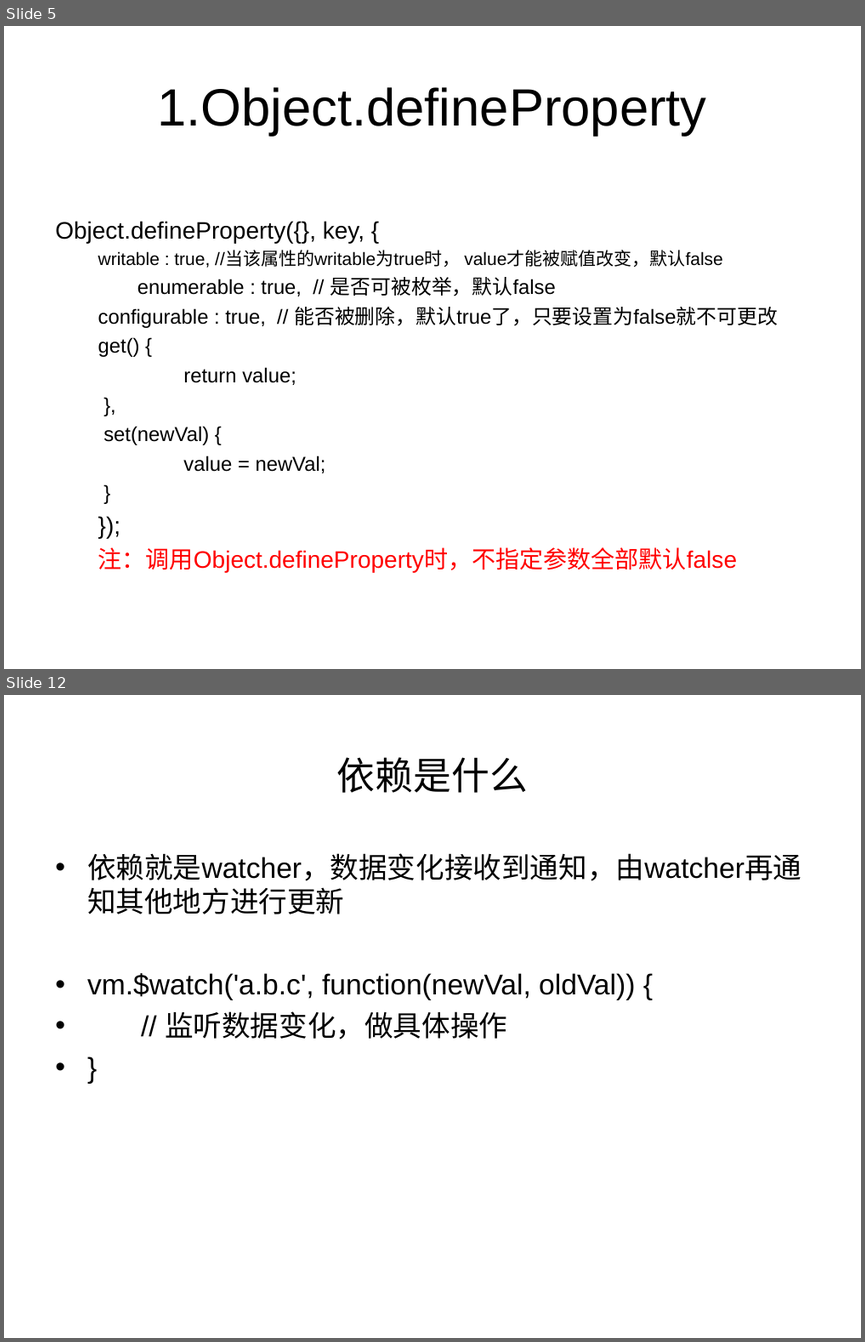
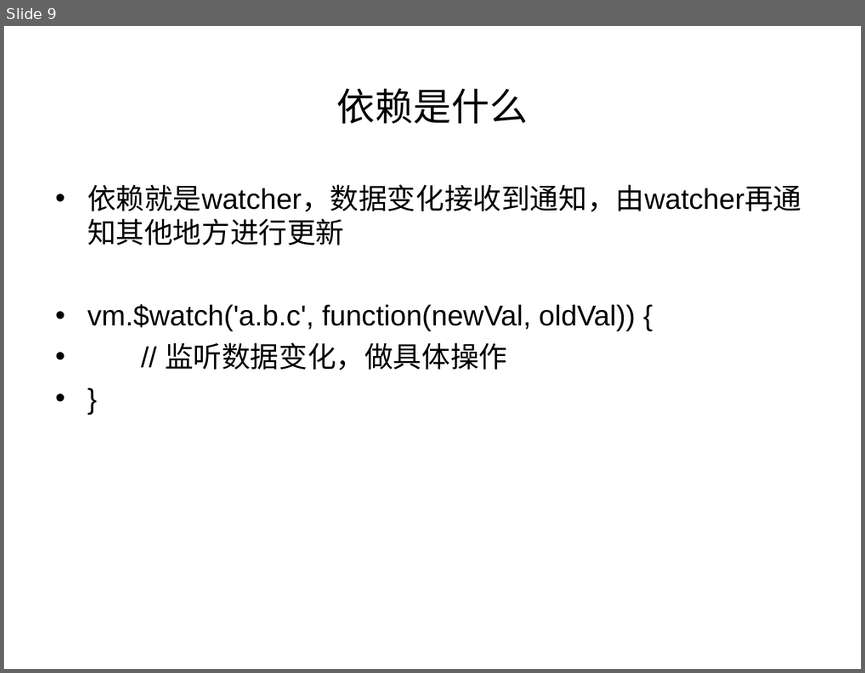
Before and after one commit to liyanjunCode/miniPrograme, a slide deck: vue.ppt. Shown one above the other, each under a label of ours: slides 5 and 12 before the commit, slide 9 after it; the slides between them are not shown. The pictures are 865x1342 and 865x673 pixels, drawn with LibreOffice and Linux fonts; fonts in the diff are those of the drawing. Boxes give left, top, right and bottom in pixels: in the first picture for what was removed or moved away, otherwise in the second. Text is boxed around its words. In the diff, an @@ line names an element or a change of style, - is before the commit and + after.

```diff
--- a/vue.ppt
+++ b/vue.ppt
@@ slide 5 removed at (x1=4, y1=26, x2=861, y2=669), background #FFFFFF @@
@@ title removed at (x1=157, y1=87, x2=707, y2=136) @@
-1.Object.defineProperty
@@ text removed at (x1=55, y1=221, x2=778, y2=573) @@
-Object.defineProperty({}, key, {
-    writable : true, //当该属性的writable为true时， value才能被赋值改变，默认false
-  enumerable : true, // 是否可被枚举，默认false
-  configurable : true, // 能否被删除，默认true了，只要设置为false就不可更改
-  get() {
-  return value;
-  },
-  set(newVal) {
-  value = newVal;
-  }
-});
-注：调用Object.defineProperty时，不指定参数全部默认false
@@ what was slide 12 is now slide 9 @@
```
Also in this commit, not shown: 8 slides changed, 10 slides added, 3 other slides removed, 1 other file.
